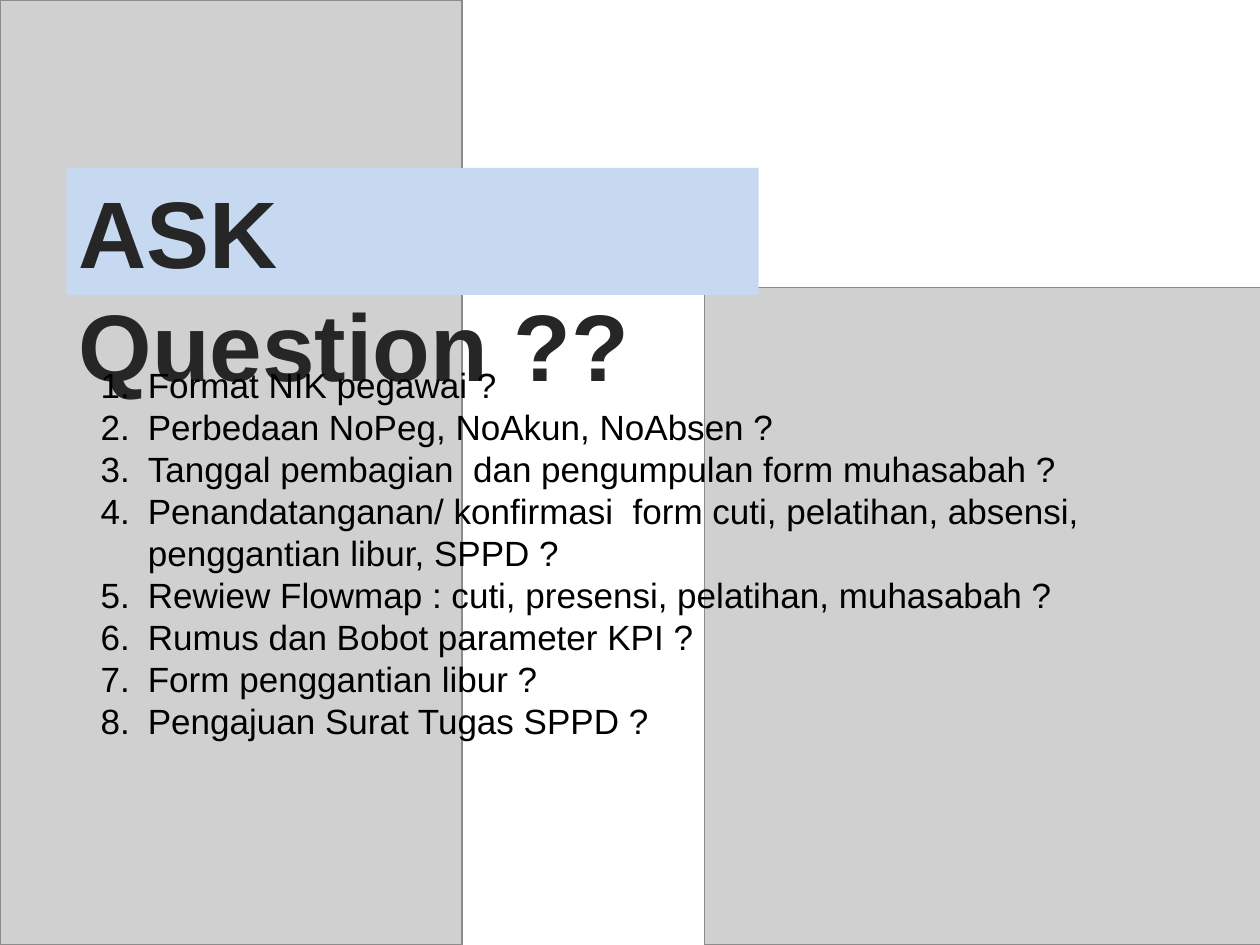
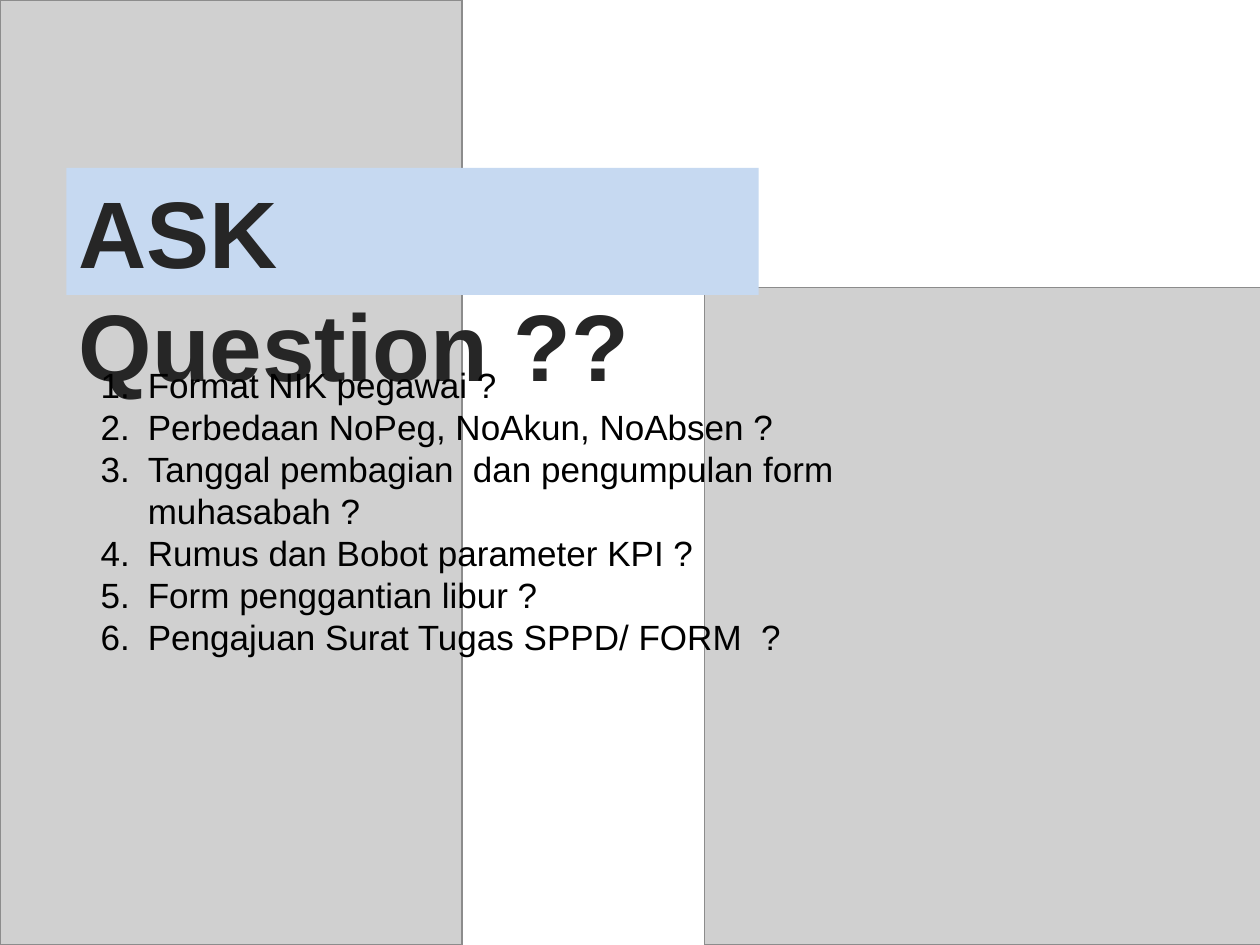
Before and after one commit to ahmadpaudji/DTTI, a slide deck: slide 10 of Laporan PKL/Presentasi/Presentasi 01.pptx. Drawn at 1260x945 pixels with LibreOffice and Linux fonts; fonts in the diff are those of the drawing; grey boxes stand for pictures. Boxes give left, top, right and bottom in pixels: in the first picture for what was removed or moved away, otherwise in the second. Text is boxed around its words. In the diff, an @@ line names an element or a change of style, - is before the commit and + after.

```diff
--- a/Laporan PKL/Presentasi/Presentasi 01.pptx
+++ b/Laporan PKL/Presentasi/Presentasi 01.pptx
@@ text at bbox=[148, 496, 1078, 615]: paragraphs removed @@
-4. Penandatanganan/ konfirmasi form cuti, pelatihan, absensi, penggantian libur, SPPD ?
-5. Rewiew Flowmap : cuti, presensi, pelatihan, muhasabah ?
@@ text at bbox=[148, 622, 742, 657]: text changed @@
-8. Pengajuan Surat Tugas SPPD ?
+6. Pengajuan Surat Tugas SPPD/ FORM ?
```
Also in this commit, not shown: 13 other files.
